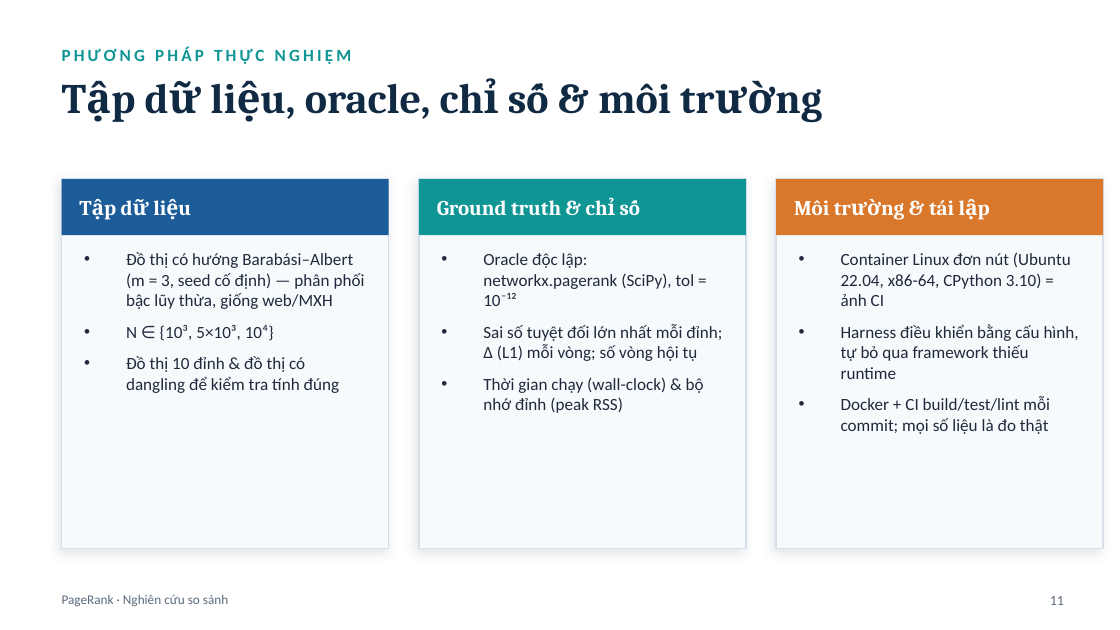
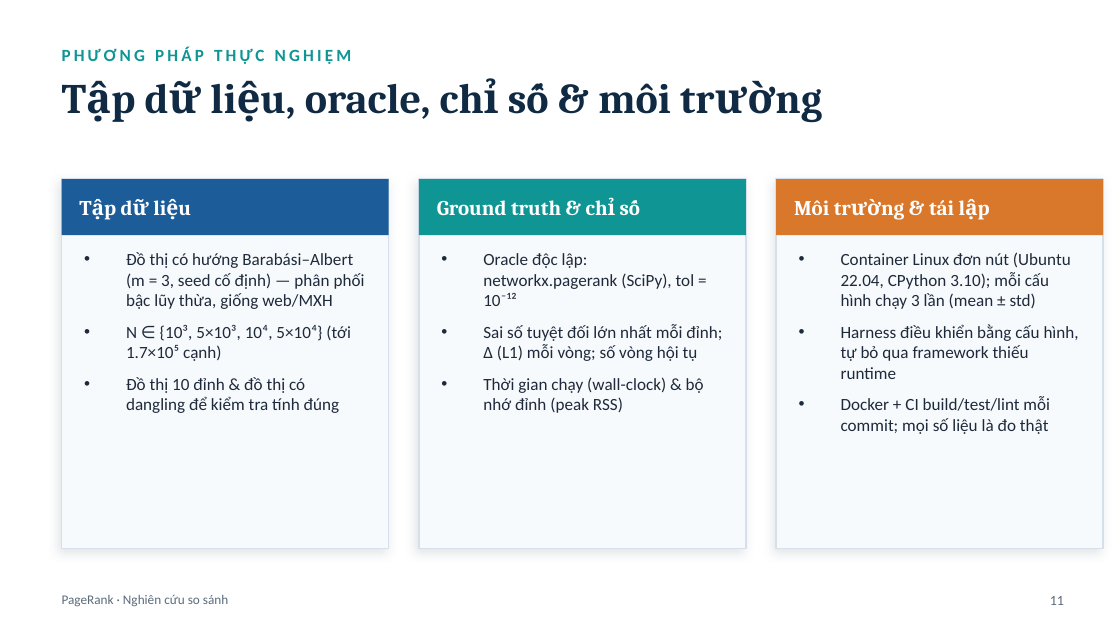
Before and after one commit to DOAN-VAN-HUNG-CUONG/Pagerank, a slide deck: slide 12 of PageRank_Presentation.pptx. Drawn at 1120x630 pixels with LibreOffice and Linux fonts; fonts in the diff are those of the drawing. Boxes give left, top, right and bottom in pixels: in the first picture for what was removed or moved away, otherwise in the second. Text is boxed around its words. In the diff, an @@ line names an element or a change of style, - is before the commit and + after.

```diff
--- a/PageRank_Presentation.pptx
+++ b/PageRank_Presentation.pptx
@@ text at (841, 252, 1071, 309): text changed @@
-• Container Linux đơn nút (Ubuntu 22.04, x86-64, CPython 3.10) = ảnh CI
+• Container Linux đơn nút (Ubuntu 22.04, CPython 3.10); mỗi cấu hình chạy 3 lần (mean ± std)
@@ text at (126, 325, 351, 361): text changed @@
-• N ∈ {10³, 5×10³, 10⁴}
+• N ∈ {10³, 5×10³, 10⁴, 5×10⁴} (tới 1.7×10⁵ cạnh)
```
Also in this commit, not shown: 3 other slides changed, 27 other files.
